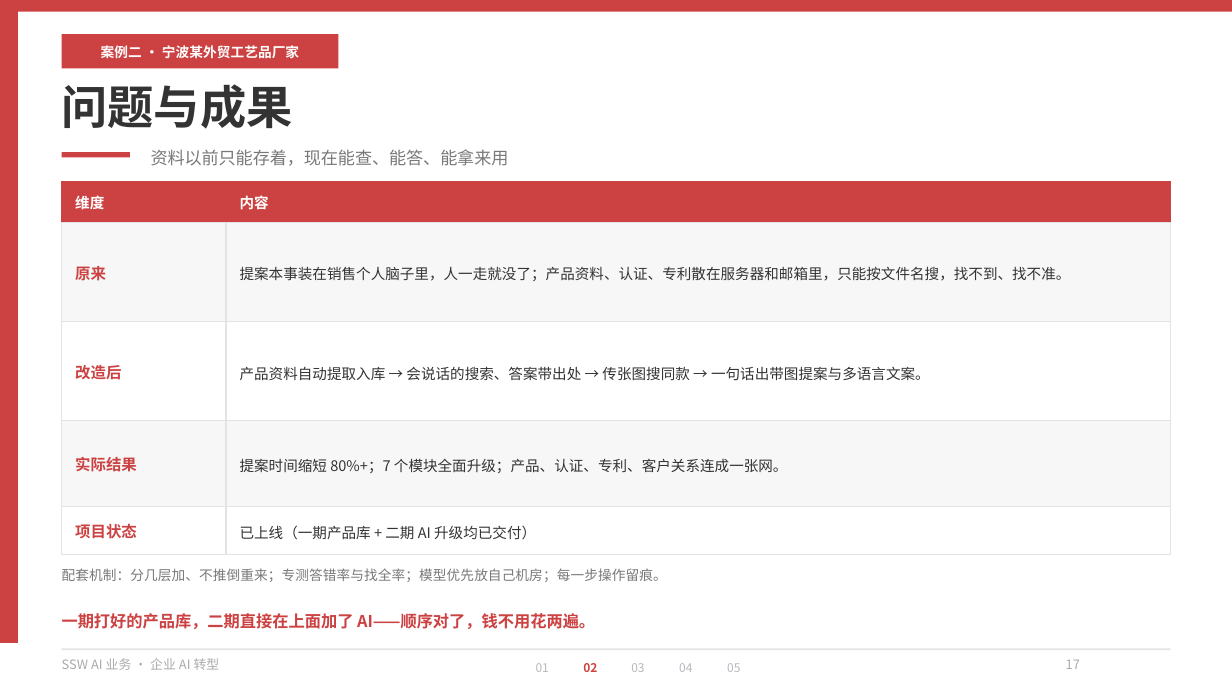
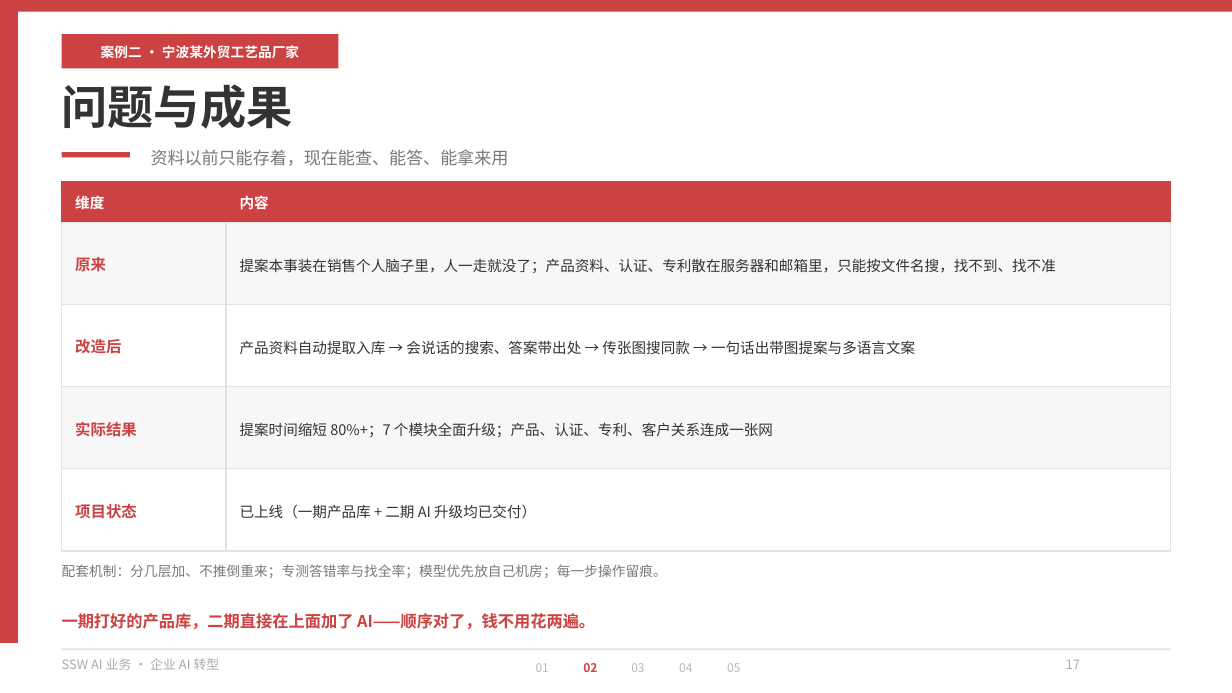
Before and after one commit to hveraus/ssw-business, a slide deck: slide 17 of SSW AI 业务_v2/SSW AI 业务_v3.pptx. Drawn at 1232x693 pixels with LibreOffice and Linux fonts; fonts in the diff are those of the drawing. Boxes give left, top, right and bottom in pixels: in the first picture for what was removed or moved away, otherwise in the second. Text is boxed around its words. In the diff, an @@ line names an element or a change of style, - is before the commit and + after.

```diff
--- a/SSW AI 业务_v2/SSW AI 业务_v3.pptx
+++ b/SSW AI 业务_v2/SSW AI 业务_v3.pptx
@@ rectangle: place and size @@
-rectangle at (62,223,225,323)
+rectangle at (62,223,225,306)
@@ text "原来": place and size @@
-text "原来" at (75,266,106,280)
+text "原来" at (75,257,106,271)
@@ rectangle: place and size @@
-rectangle at (225,223,1170,323)
+rectangle at (225,223,1170,306)
@@ text at (240,258,1056,273): text changed @@
-提案本事装在销售个人脑子里，人一走就没了；产品资料、认证、专利散在服务器和邮箱里，只能按文件名搜，找不到、找不准。
+提案本事装在销售个人脑子里，人一走就没了；产品资料、认证、专利散在服务器和邮箱里，只能按文件名搜，找不到、找不准
@@ rectangle: place and size @@
-rectangle at (62,322,225,421)
+rectangle at (62,304,225,387)
@@ text "改造后": place and size @@
-text "改造后" at (75,365,121,380)
+text "改造后" at (75,339,121,354)
@@ rectangle: place and size @@
-rectangle at (225,322,1170,421)
+rectangle at (225,304,1170,387)
@@ text at (240,340,915,355): text changed @@
-产品资料自动提取入库 → 会说话的搜索、答案带出处 → 传张图搜同款 → 一句话出带图提案与多语言文案。
+产品资料自动提取入库 → 会说话的搜索、答案带出处 → 传张图搜同款 → 一句话出带图提案与多语言文案
@@ 2 rectangles, 1 text: place and size @@
-2 rectangles, 1 text at (62,421,1170,506)
+2 rectangles, 1 text at (62,387,1170,469)
@@ text at (240,422,773,437): text changed @@
-提案时间缩短 80%+；7 个模块全面升级；产品、认证、专利、客户关系连成一张网。
+提案时间缩短 80%+；7 个模块全面升级；产品、认证、专利、客户关系连成一张网
@@ rectangle: place and size @@
-rectangle at (62,506,225,554)
+rectangle at (62,469,225,552)
@@ text "项目状态": place and size @@
-text "项目状态" at (75,524,137,539)
+text "项目状态" at (75,504,137,519)
@@ rectangle: place and size @@
-rectangle at (225,506,1170,554)
+rectangle at (225,469,1170,552)
@@ text "已上线（一期产品库 + 二期 AI 升级均已交付）": place and size @@
-text "已上线（一期产品库 + 二期 AI 升级均已交付）" at (240,525,536,540)
+text "已上线（一期产品库 + 二期 AI 升级均已交付）" at (240,504,536,519)
@@ text "配套机制：分几层加、不推倒重来；专测答错率与找全率；模型优先放自己机房；每一步操作留痕。": place and size @@
-text "配套机制：分几层加、不推倒重来；专测答错率与找全率；模型优先放自己机房；每一步操作留痕。" at (62,568,667,582)
+text "配套机制：分几层加、不推倒重来；专测答错率与找全率；模型优先放自己机房；每一步操作留痕。" at (62,564,667,578)
```
Also in this commit, not shown: 30 other slides changed, 1 slide added, 4 other files.
